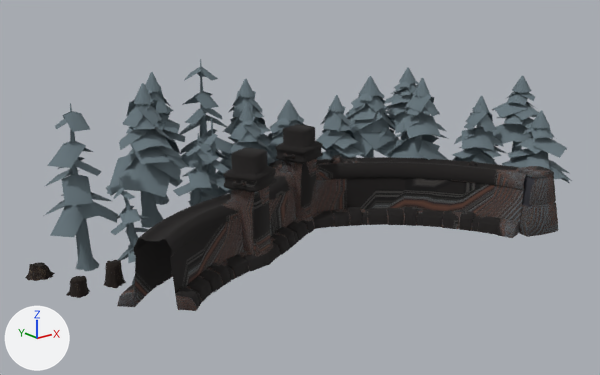
Before and after pictures for a commit that changed the glTF model 3d/passe-alterac/models/storm_doodad_wcav_jungleouter_aa_03.glb.
Rendered twice from a camera (50 mm lens) standing at (-23.0, -7.2, 13.8) and looking at (0.0, 21.5, 2.3). Arrows for +X, +Y and +Z are at lower left; the lights stay in place. The first picture is the older version. Vertices at exactly the same position are counted once.
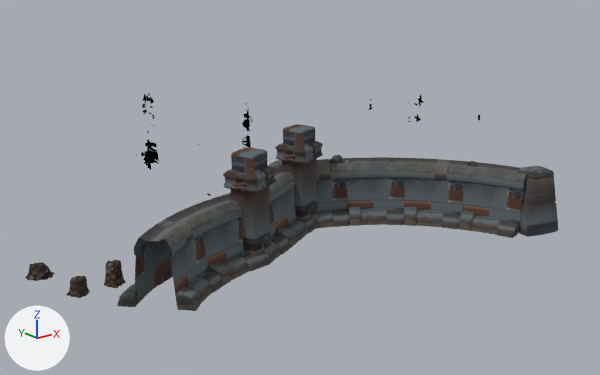
Where the change shows, as pixel boxes [x1, y1, x2, y2] in the pictures (600 x 375 px):
'Mesh_0', surface changed, reshaped (lighter): before [25, 59, 572, 311]; after [25, 124, 559, 311]
part 1 of me_mesh_0, surface changed (lighter): before [26, 59, 572, 311]; after [26, 124, 558, 311]
part 2 of me_mesh_0, recoloured: before [106, 59, 572, 228]
part 3 of me_mesh_0, recoloured (lighter): [118, 124, 558, 311] in both

The change, as a list of edits to the scene's bpy script:
```text
Change mat_material_0:
    where n3 = _N.new('ShaderNodeMath'); n3.name = 'Math.001'
    n3.inputs[1].default_value: 0.4 -> 0.706  # 'Value'
Change mat_material_2:
    remove n2 = _N.new('ShaderNodeMath'); n2.name = 'Math'
    remove n2.operation = 'SUBTRACT'
    remove n2.inputs[0].default_value = 1.0  # 'Value'
    remove n3 = _N.new('ShaderNodeMath'); n3.name = 'Math.001'
    remove n3.operation = 'LESS_THAN'
    remove n3.inputs[1].default_value = 0.4  # 'Value'
    where n4 = _N.new('ShaderNodeTexImage'); n4.name = 'Image Texture'
    n4.image: img_storm_doodad_wcav_tree_snow_diff_png -> img_storm_doodad_wcav_structurekit_diff_png
    where n0 = _N.new('ShaderNodeBsdfPrincipled'); n0.name = 'Principled BSDF'
    remove _L.new(n2.outputs[0], n0.inputs[4])  # 'Value' to 'Alpha'
    remove _L.new(n3.outputs[0], n2.inputs[1])  # 'Value' to 'Value'
    remove _L.new(n4.outputs[1], n3.inputs[0])  # 'Alpha' to 'Value'
Change mat_material_3:
    remove n2 = _N.new('ShaderNodeMath'); n2.name = 'Math'
    remove n2.operation = 'SUBTRACT'
    remove n2.inputs[0].default_value = 1.0  # 'Value'
    remove n3 = _N.new('ShaderNodeMath'); n3.name = 'Math.001'
    remove n3.operation = 'LESS_THAN'
    remove n3.inputs[1].default_value = 0.4  # 'Value'
    where n4 = _N.new('ShaderNodeTexImage'); n4.name = 'Image Texture'
    n4.image: img_storm_doodad_wcav_structurekit_diff_png -> img_storm_doodad_wcav_treestump_diff_jpg
    where n0 = _N.new('ShaderNodeBsdfPrincipled'); n0.name = 'Principled BSDF'
    remove _L.new(n2.outputs[0], n0.inputs[4])  # 'Value' to 'Alpha'
    remove _L.new(n3.outputs[0], n2.inputs[1])  # 'Value' to 'Value'
    remove _L.new(n4.outputs[1], n3.inputs[0])  # 'Alpha' to 'Value'
Change me_mesh_0:
    used by ob_mesh_0; location = (0.0, 0.0, 0.0)
    remove me_mesh_0.from_pydata(...)  # 8187 vertices, 11924 faces; spans x -12.1..13.7, y 14.0..28.8, z -0.2..7.8
    add me_mesh_0.from_pydata(...)  # 8045 vertices, 11705 faces; spans x -12.1..13.7, y 14.0..28.8, z -0.2..7.8
    me_mesh_0 part 1: 11467 kept faces spanning x -12.1..13.7, y 14.0..28.8, z -0.2..7.8 get new texture (UV) coordinates
    me_mesh_0 part 2: 3186 faces spanning x -8.1..13.7, y 14.6..28.8, z 0.0..7.8 switch from mat_material_2 to mat_material_1
    me_mesh_0 part 3: 5297 faces spanning x -10.3..10.2, y 14.0..24.5, z 0.0..4.8 switch from mat_material_3 to mat_material_2 (picture img_storm_doodad_wcav_structurekit_diff_png)
    edits to the shape of me_mesh_0 do not show in these pictures
    remove me_mesh_0.materials.append(mat_material_4)  # picture img_storm_doodad_wcav_treestump_diff_jpg
```
